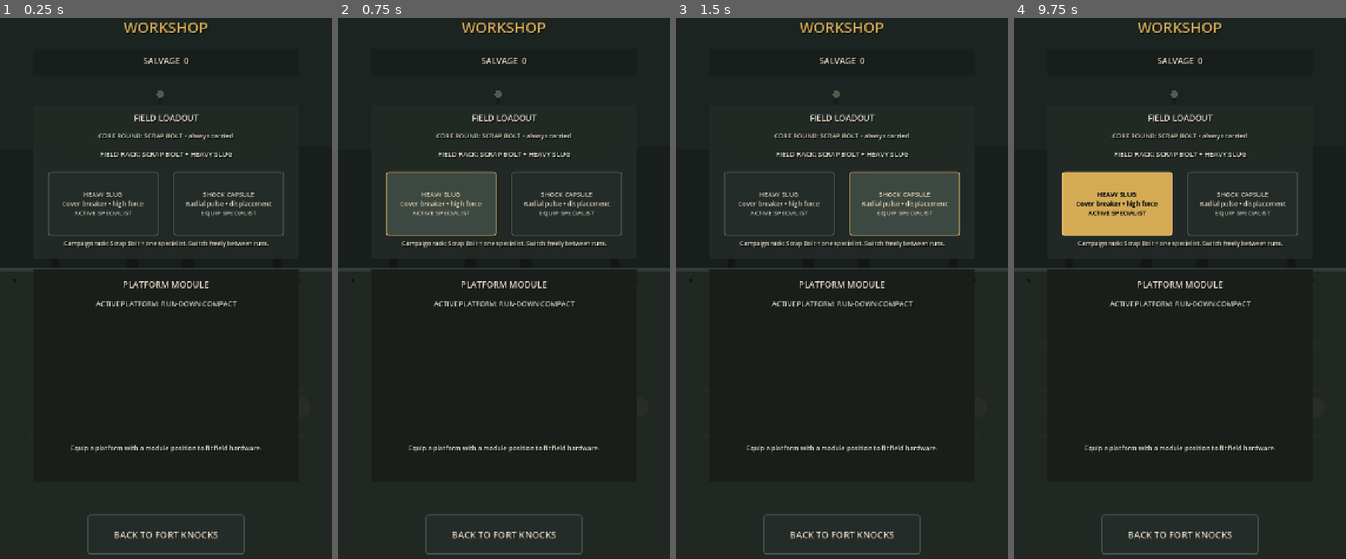
Above: before the commit, frames 1-4 (left to right).
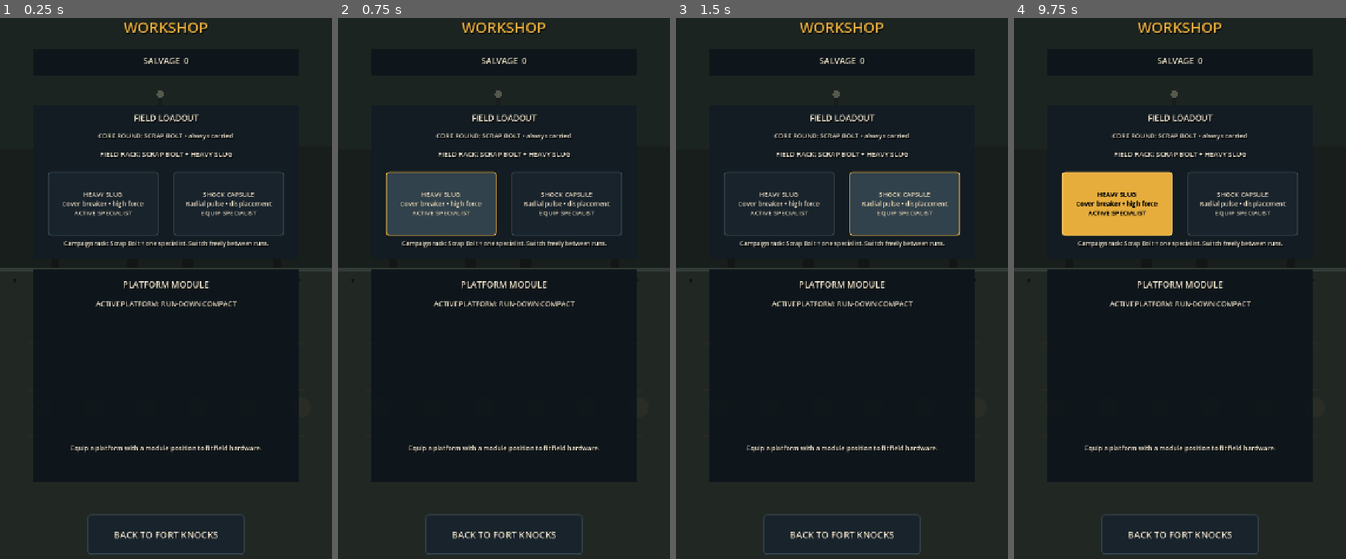
Above: after the commit, the same moments.

Repository: phantompixel-developer/FortKnocks
Game: Godot game, scene res://game/progression/workshop_screen.tscn
Two runs of this game, one before a commit and one after it. Both use one fixed random seed, a clock stepped at 60 frames per second and the inputs below. This scene is started directly instead of the project's main scene.
Inputs (mouse positions are in pixels of both pictures, inside the frame that each line leads up to):
- Up to frame 1 (0.25 s): no input
- Up to frame 2 (0.75 s): click "HEAVY SLUG Cover breaker • hi…" at 0.5 s
- Up to frame 3 (1.5 s): click "SHOCK CAPSULE Radial pulse • …" at 1.25 s
- Up to frame 4 (9.75 s): click "HEAVY SLUG Cover breaker • hi…" at 2 s; click "SHOCK CAPSULE Radial pulse • …" at 2.75 s; click "HEAVY SLUG Cover breaker • hi…" at 3.5 s; click "SHOCK CAPSULE Radial pulse • …" at 4.25 s; click "BACK TO FORT KNOCKS" at 5 s; move the mouse to (1253, 261) at 5.77 s; click (1253, 261) at 5.92 s; drag from (1113, 320) to (1163, 412) at 6.52 s; move the mouse to (1213, 164) at 7.27 s; click (1213, 164) at 7.42 s; drag from (1163, 412) to (1080, 201) at 8.02 s; move the mouse to (1279, 380) at 8.77 s; click (1279, 380) at 8.92 s; drag from (1080, 201) to (1130, 142) at 9.52 s

The runs differ from the first frame. In frame 1, 0.1% of the frame differs, in the area x 14-86%, y 0-93%; in frame 2, 0.1%; in frame 3, 0.1%; in frame 4, 3.4%.

Commit message:
style: establish locked production UI palette

Diff:
--- a/game/presentation/fort_knocks_theme.gd
+++ b/game/presentation/fort_knocks_theme.gd
@@ -1,17 +1,20 @@
 class_name FortKnocksTheme
 extends RefCounted
 
-const COAL := Color("171c1b")
-const IRON := Color("242c29")
-const PLATE := Color("303a35")
-const PLATE_LIGHT := Color("3c4942")
-const BONE := Color("e5ddc8")
-const MUTED := Color("a9ad9f")
-const HAZARD := Color("d4aa55")
-const RUST := Color("a45f42")
-const SIGNAL := Color("c85f4c")
-const OXIDE := Color("6c9589")
-const COLD := Color("77b6bf")
+# Locked production palette: dark industrial UI, warm salvage lighting, restrained cold-tech accents.
+const COAL := Color("111820")
+const IRON := Color("18232c")
+const PLATE := Color("22303a")
+const PLATE_LIGHT := Color("31424c")
+const BONE := Color("f0e6d0")
+const MUTED := Color("aab4b1")
+const HAZARD := Color("e7ad3c")
+const RUST := Color("b65c36")
+const SIGNAL := Color("d85a3f")
+const OXIDE := Color("5d918e")
+const COLD := Color("69b8c8")
+const SHADOW := Color("090d11")
+const WARM_LIGHT := Color("f0a14a")
 
 static func apply(root: Control) -> void:
 	if root == null:
@@ -21,23 +24,23 @@
 static func build() -> Theme:
 	var theme := Theme.new()
 	theme.set_color("font_color", "Label", BONE)
-	theme.set_color("font_shadow_color", "Label", Color(0.0, 0.0, 0.0, 0.48))
+	theme.set_color("font_shadow_color", "Label", Color(0.0, 0.0, 0.0, 0.66))
 	theme.set_constant("shadow_offset_x", "Label", 2)
 	theme.set_constant("shadow_offset_y", "Label", 2)
 
 	theme.set_color("font_color", "Button", BONE)
-	theme.set_color("font_hover_color", "Button", Color("fff0c8"))
-	theme.set_color("font_pressed_color", "Button", COAL)
-	theme.set_color("font_disabled_color", "Button", Color(0.66, 0.66, 0.60, 0.48))
+	theme.set_color("font_hover_color", "Button", Color("fff3d5"))
+	theme.set_color("font_pressed_color", "Button", SHADOW)
+	theme.set_color("font_disabled_color", "Button", Color(0.68, 0.70, 0.68, 0.42))
 	theme.set_color("font_focus_color", "Button", BONE)
-	theme.set_stylebox("normal", "Button", _box(IRON, Color("56625b"), 2, 5))
-	theme.set_stylebox("hover", "Button", _box(PLATE_LIGHT, HAZARD, 2, 5))
-	theme.set_stylebox("pressed", "Button", _box(HAZARD, Color("f0cc79"), 2, 5))
-	theme.set_stylebox("focus", "Button", _box(Color(0.0, 0.0, 0.0, 0.0), OXIDE, 2, 5))
-	theme.set_stylebox("disabled", "Button", _box(Color("202624"), Color("353d39"), 1, 5))
+	theme.set_stylebox("normal", "Button", _box(IRON, Color("3b4b55"), 2, 6))
+	theme.set_stylebox("hover", "Button", _box(PLATE_LIGHT, HAZARD, 2, 6))
+	theme.set_stylebox("pressed", "Button", _box(HAZARD, Color("ffd16b"), 2, 6))
+	theme.set_stylebox("focus", "Button", _box(Color(0.0, 0.0, 0.0, 0.0), COLD, 2, 6))
+	theme.set_stylebox("disabled", "Button", _box(Color("131b22"), Color("27343c"), 1, 6))
 	theme.set_constant("outline_size", "Button", 1)
 
-	theme.set_stylebox("panel", "PanelContainer", _box(Color("202724"), Color("4d5a53"), 2, 6))
+	theme.set_stylebox("panel", "PanelContainer", _box(Color("141e26"), Color("40515b"), 2, 7))
 	theme.set_color("font_color", "RichTextLabel", BONE)
 	return theme
 
@@ -46,11 +49,11 @@
 		return
 	match emphasis:
 		1:
-			rect.color = Color(0.13, 0.16, 0.145, 0.97)
+			rect.color = Color(0.075, 0.11, 0.135, 0.97)
 		2:
-			rect.color = Color(0.19, 0.15, 0.10, 0.96)
+			rect.color = Color(0.18, 0.12, 0.075, 0.97)
 		_:
-			rect.color = Color(0.095, 0.115, 0.105, 0.94)
+			rect.color = Color(0.055, 0.085, 0.105, 0.95)
 
 static func mark_active(button: Button, active: bool) -> void:
 	if button == null:
